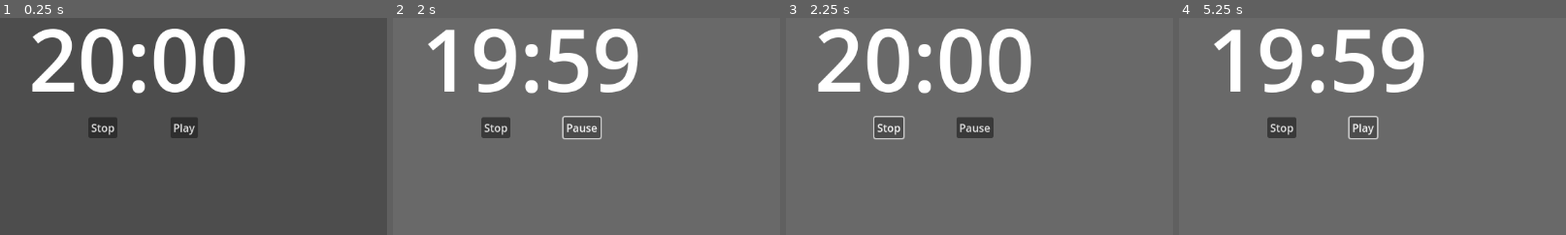
Above: before the commit, frames 1-4 (left to right).
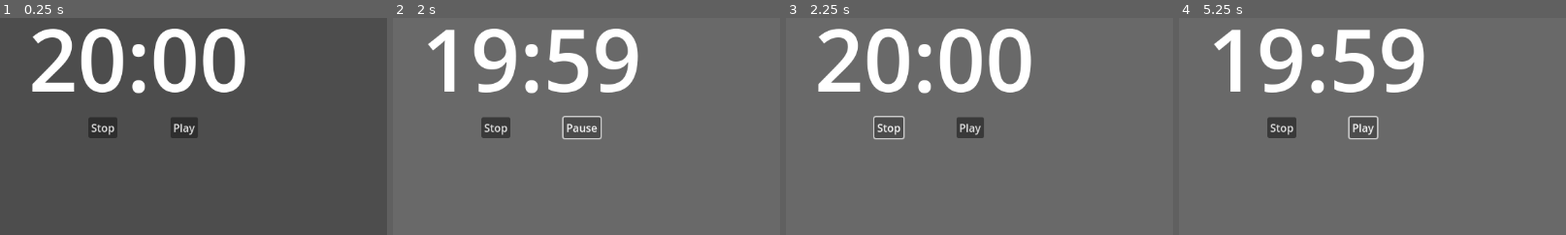
Above: after the commit, the same moments.

Repository: jlpatter/20-timer
Game: Godot game, scene res://main_scene.tscn
Two runs of this game, one before a commit and one after it. Both use one fixed random seed, a clock stepped at 60 frames per second and the inputs below.
Inputs:
- Up to frame 1 (0.25 s): no input
- Up to frame 2 (2 s): click "Stop" at 0.5 s; click "Play" at 1.25 s
- Up to frame 3 (2.25 s): click "Stop" at 2 s
- Up to frame 4 (5.25 s): click "Pause" (after the commit: "Play") at 2.75 s; click "Stop" at 3.5 s; click "Pause" (after the commit: "Play") at 4.25 s; click "Pause" at 5 s
The pictures show only the part of the screen within x 32-82%, y 41-91%; the shares and areas given below are measured in that part.

Frames 1-2 are identical in both runs. In frame 3, 0.3% of the frame differs, in the area x 46-54%, y 45-56%; in frame 4, nothing differs.

Commit message:
Fix play button text

Diff:
--- a/main_scene.gd
+++ b/main_scene.gd
@@ -68,4 +68,5 @@
 
 func _on_stop_btn_pressed() -> void:
 	is_running = false
+	$CanvasLayer/PlayBtn.text = "Play"
 	set_to_working()
